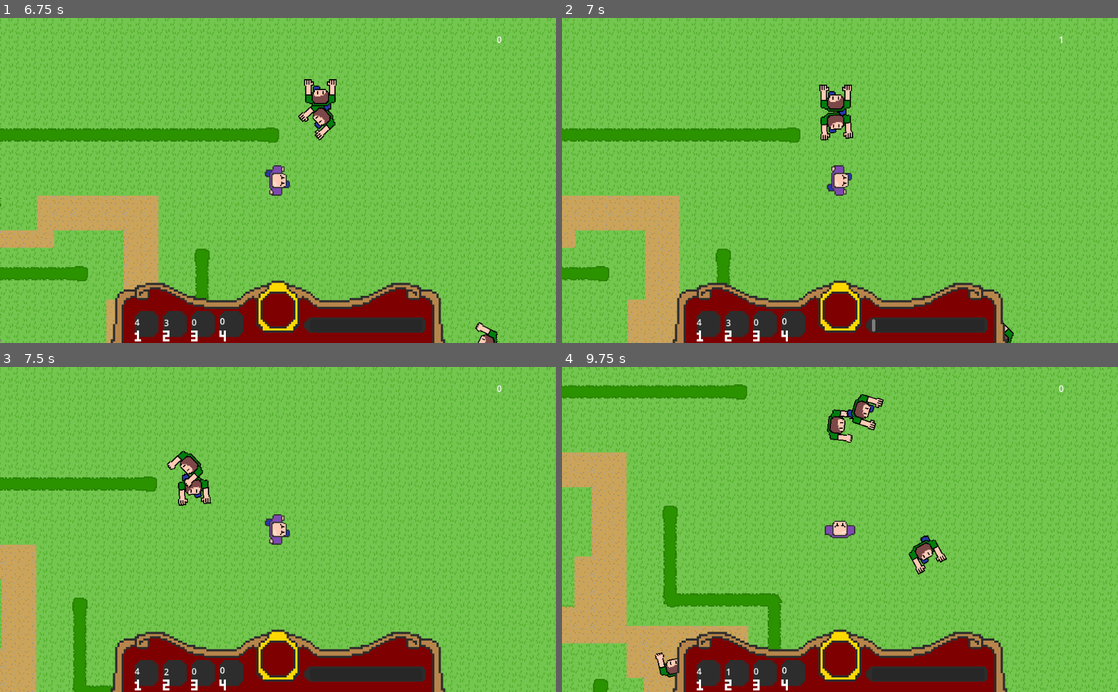
Above: before the commit, frames 1-4 (two rows, left to right).
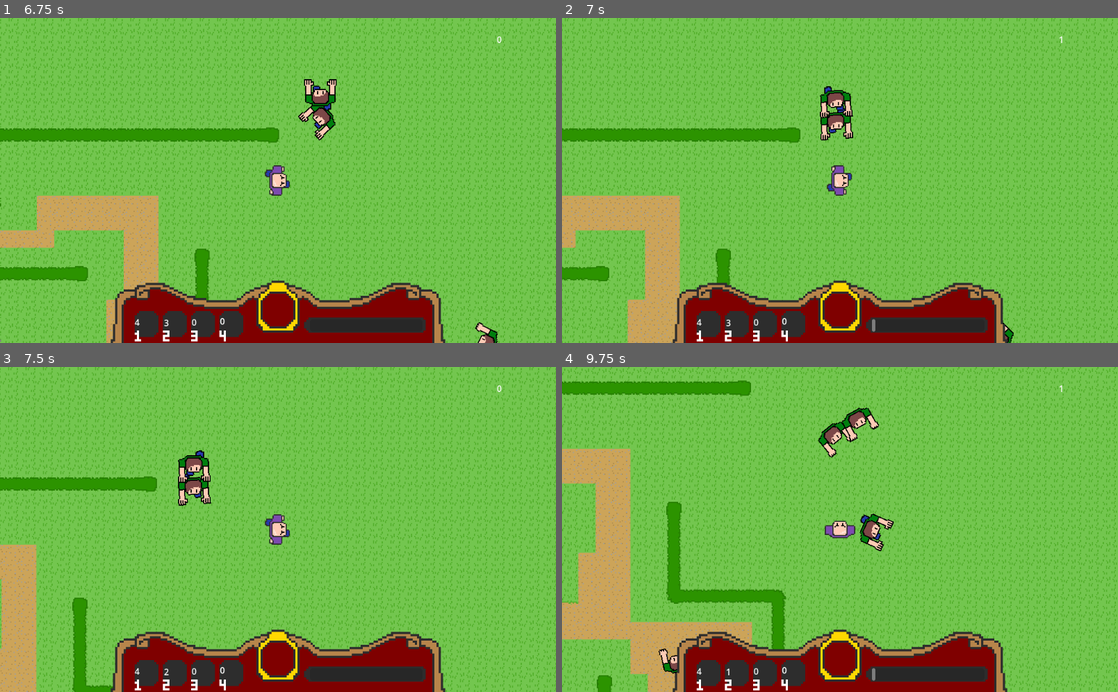
Above: after the commit, the same moments.

Repository: JessicaCC-gd/GGJ2024-2_4_1
Game: Godot game, scene res://level.tscn
The game is run twice, just before and just after one commit, with the same random seed, the same clock (stepped at 60 frames per second) and the same inputs.
Inputs:
- Up to frame 1 (6.75 s): tap Enter at 0.5 s; hold Up (move_up) 0.53-2.03 s; tap 1 (action_1) every 1.5 s from 0.6 to 6.6 s; tap 2 (action_2) every 1.5 s from 1.35 to 5.85 s; tap Space at 2 s; hold Left (move_left) 2.03-3.53 s; hold Down (move_down) 3.53-4.28 s; hold Right (move_right) 4.28-5.03 s; hold Up (move_up) 5.03-5.78 s; hold Right (move_right) from 5.78 s (still down)
- Up to frame 2 (7 s): keep holding Right (move_right)
- Up to frame 3 (7.5 s): keep holding Right (move_right); tap 2 (action_2) at 7.35 s
- Up to frame 4 (9.75 s): release Right (move_right) at 8.03 s; hold Down (move_down) 8.03-8.78 s; tap 1 (action_1) at 8.1, 9.6 s; hold Left (move_left) 8.78-9.53 s; tap 2 (action_2) at 8.85 s; hold Up (move_up) from 9.53 s (still down)

Frame 1 is identical in both runs. In frame 2, 0.5% of the frame differs, in the area x 46-53%, y 20-31%; in frame 3, 0.5%; in frame 4, 20%, in the area x 0-100%, y 0-100%.

Commit message:
Fix enemy collision layers

Diff:
--- a/enemy.tscn
+++ b/enemy.tscn
@@ -63,6 +63,8 @@
 height = 28.0
 
 [node name="enemy" type="CharacterBody2D"]
+collision_layer = 2
+collision_mask = 7
 script = ExtResource("1_r2d8k")
 
 [node name="AnimatedSprite2D" type="AnimatedSprite2D" parent="."]
Not shown: 1 places in enemy.tscn that only renumber resources
